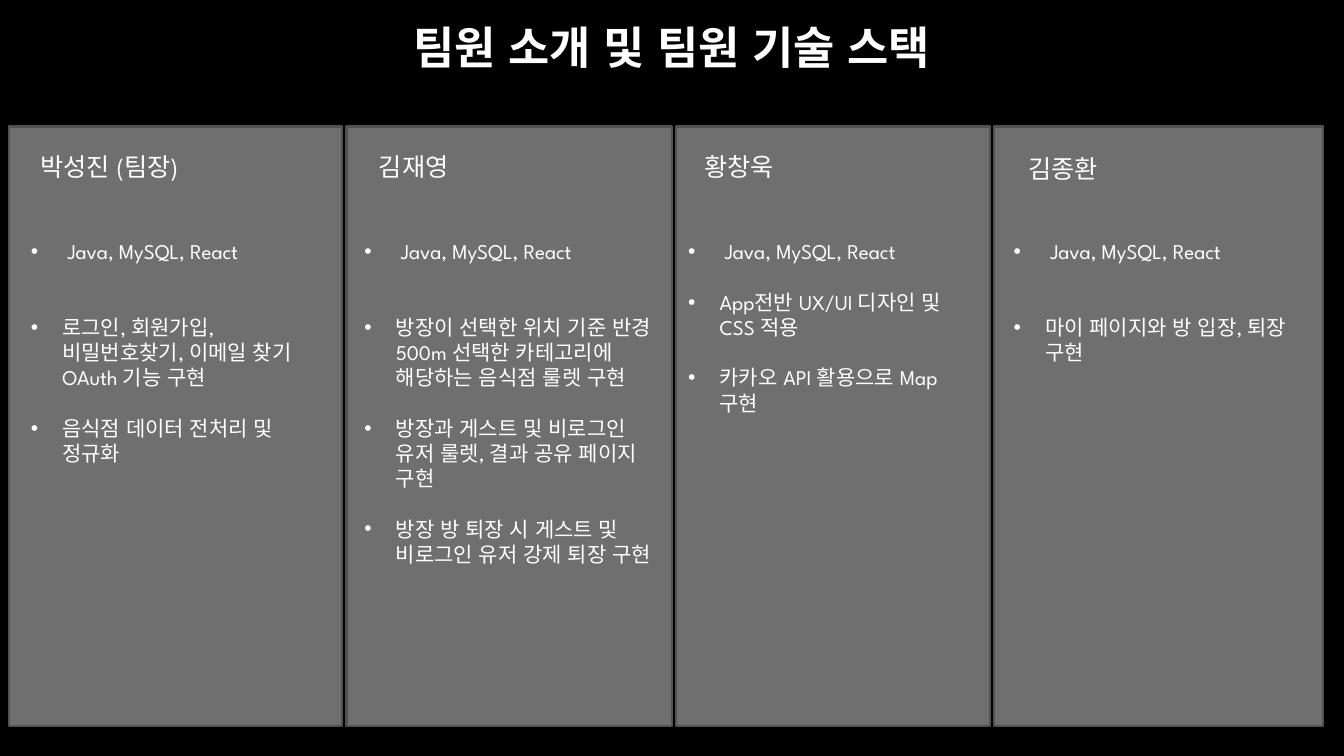
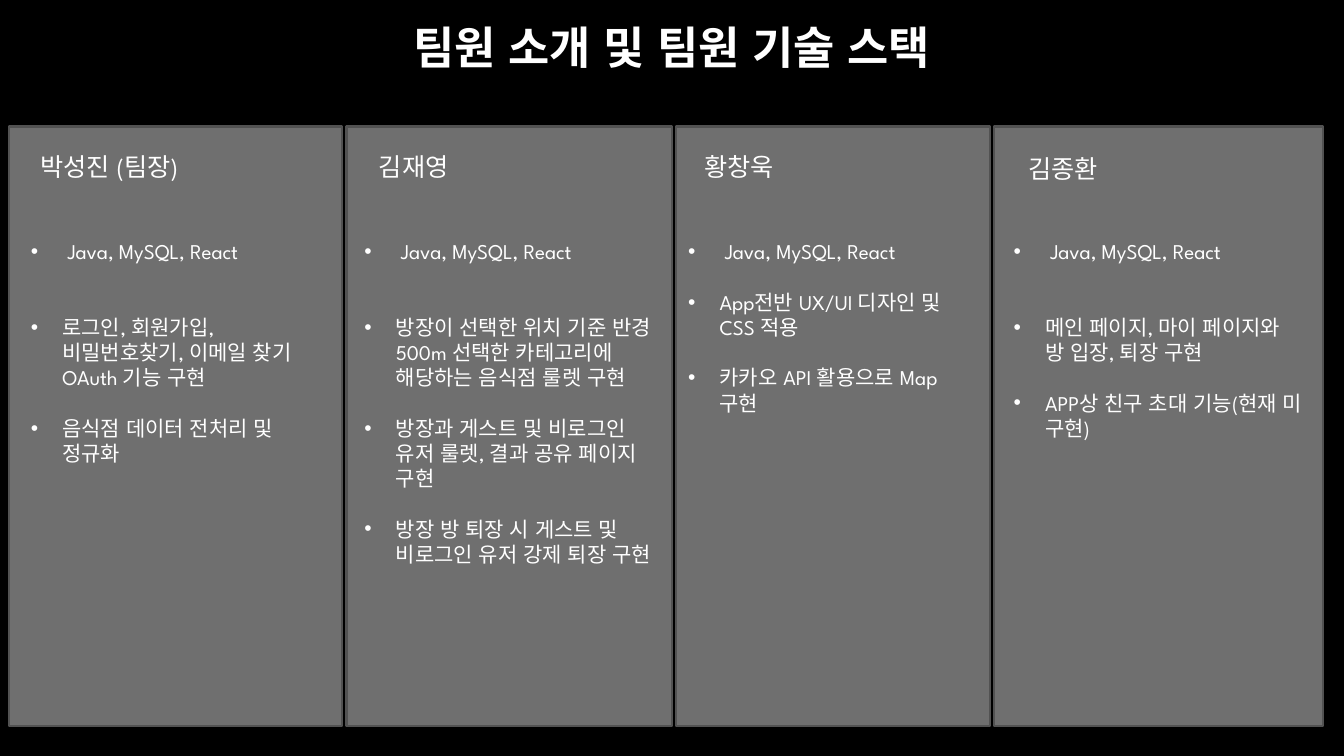
Before and after one commit to KORIT-Phkk/KORIT-portfolio-lunch-select, a slide deck: slide 3 of JmcProject.pptx. Drawn at 1344x756 pixels with LibreOffice and Linux fonts; fonts in the diff are those of the drawing; background and template pictures are left out. Boxes give left, top, right and bottom in pixels: in the first picture for what was removed or moved away, otherwise in the second. Text is boxed around its words. In the diff, an @@ line names an element or a change of style, - is before the commit and + after.

```diff
--- a/JmcProject.pptx
+++ b/JmcProject.pptx
@@ text at bbox=[1045, 317, 1302, 440]: text changed @@
-• 마이 페이지와 방 입장, 퇴장 구현
+• 메인 페이지, 마이 페이지와 방 입장, 퇴장 구현
+• APP상 친구 초대 기능(현재 미 구현)
```
Also in this commit, not shown: 5 other slides changed.
